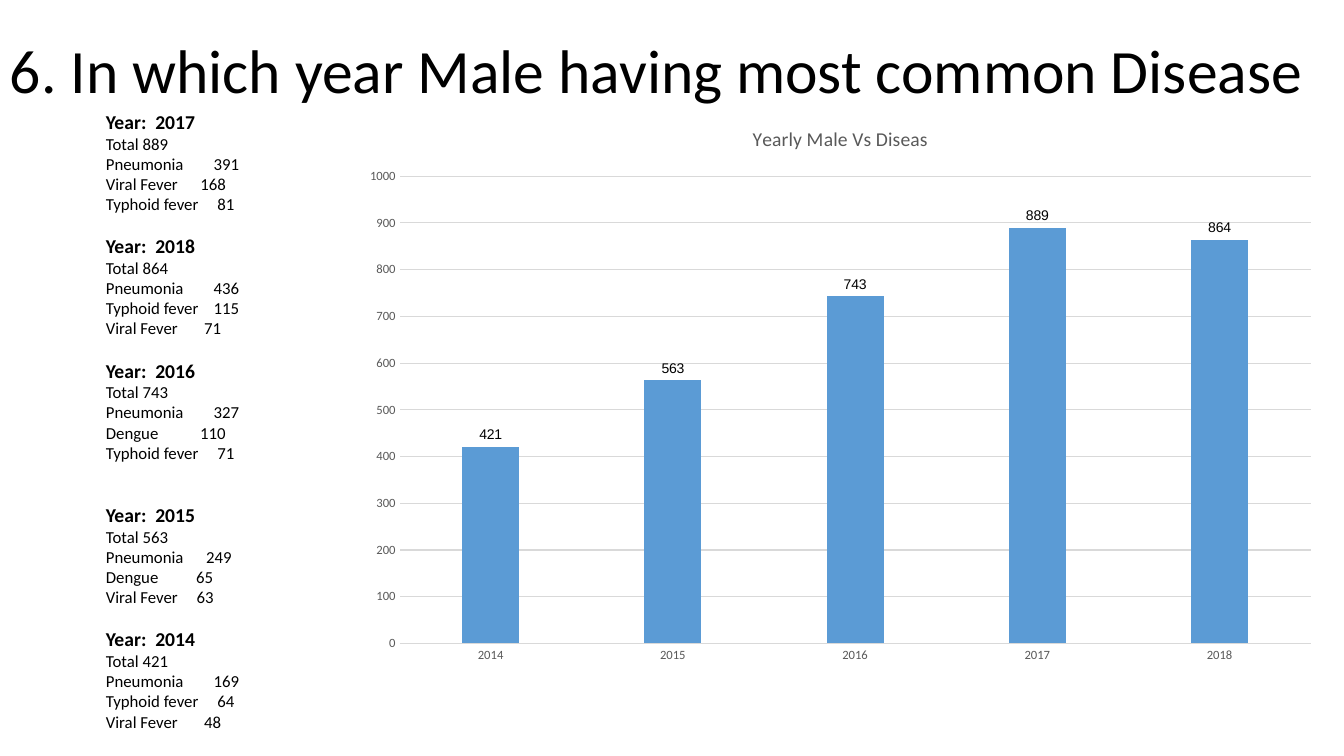
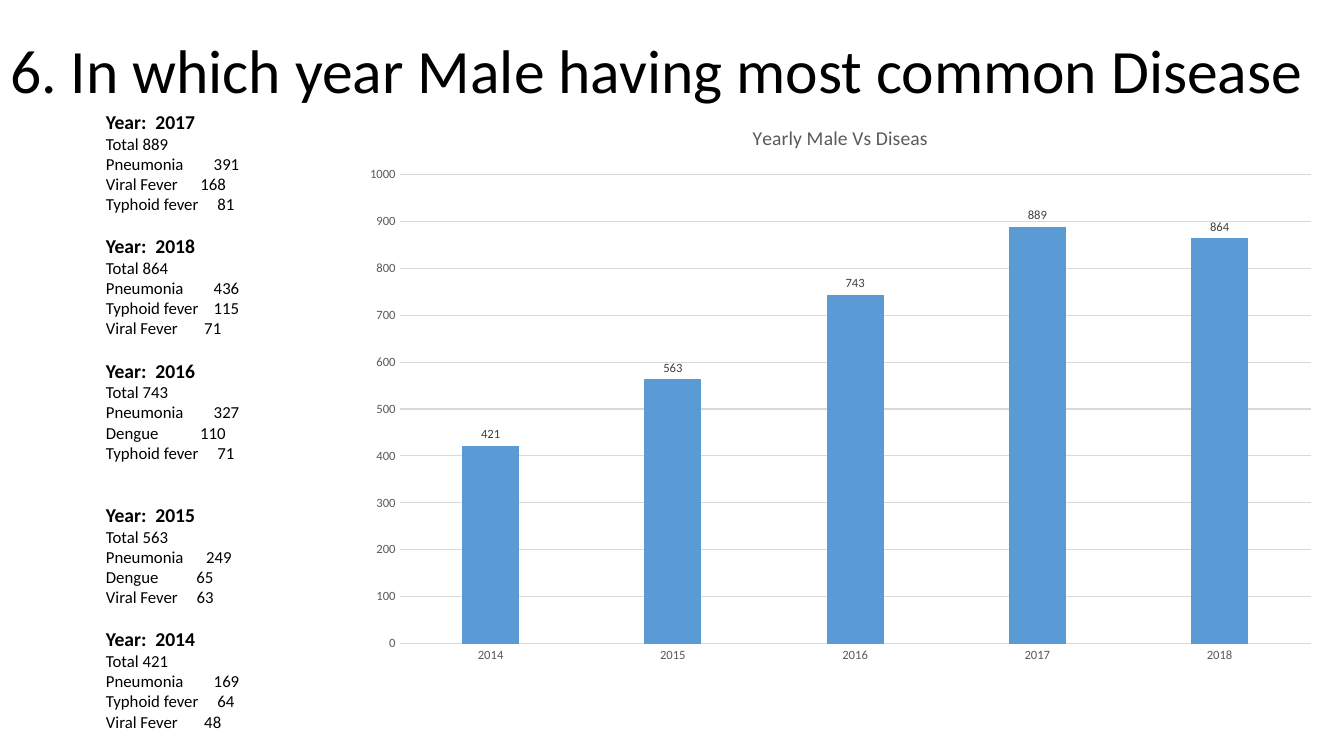
Before and after one commit to EnggQasim/FAST_Data, a slide deck: slide 15 of Statistics/project/medical/Medical Presentation/Mathematics & Statistics.pptx. Drawn at 1344x756 pixels with LibreOffice and Linux fonts; fonts in the diff are those of the drawing. Boxes give left, top, right and bottom in pixels: in the first picture for what was removed or moved away, otherwise in the second. Text is boxed around its words. In the diff, an @@ line names an element or a change of style, - is before the commit and + after.

```diff
--- a/Statistics/project/medical/Medical Presentation/Mathematics & Statistics.pptx
+++ b/Statistics/project/medical/Medical Presentation/Mathematics & Statistics.pptx
@@ column chart at [351,105,1331,674] @@
@@ title "Yearly Male Vs Diseas" to "Yearly Male Vs Diseas " @@
@@ data labels of Series 1 changed @@
@@ category axis changed @@
@@ value axis changed @@
@@ lettering changed @@
```
Also in this commit, not shown: 9 other slides changed, 4 other files.
